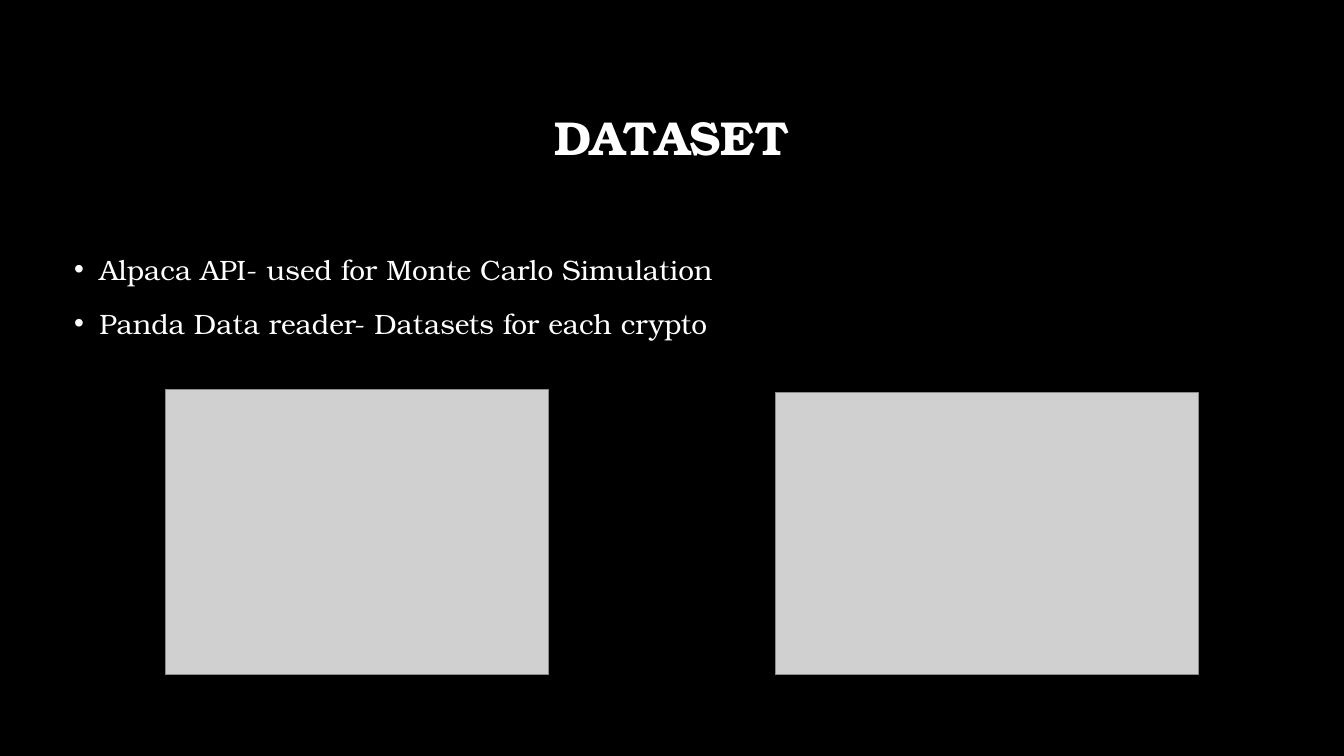
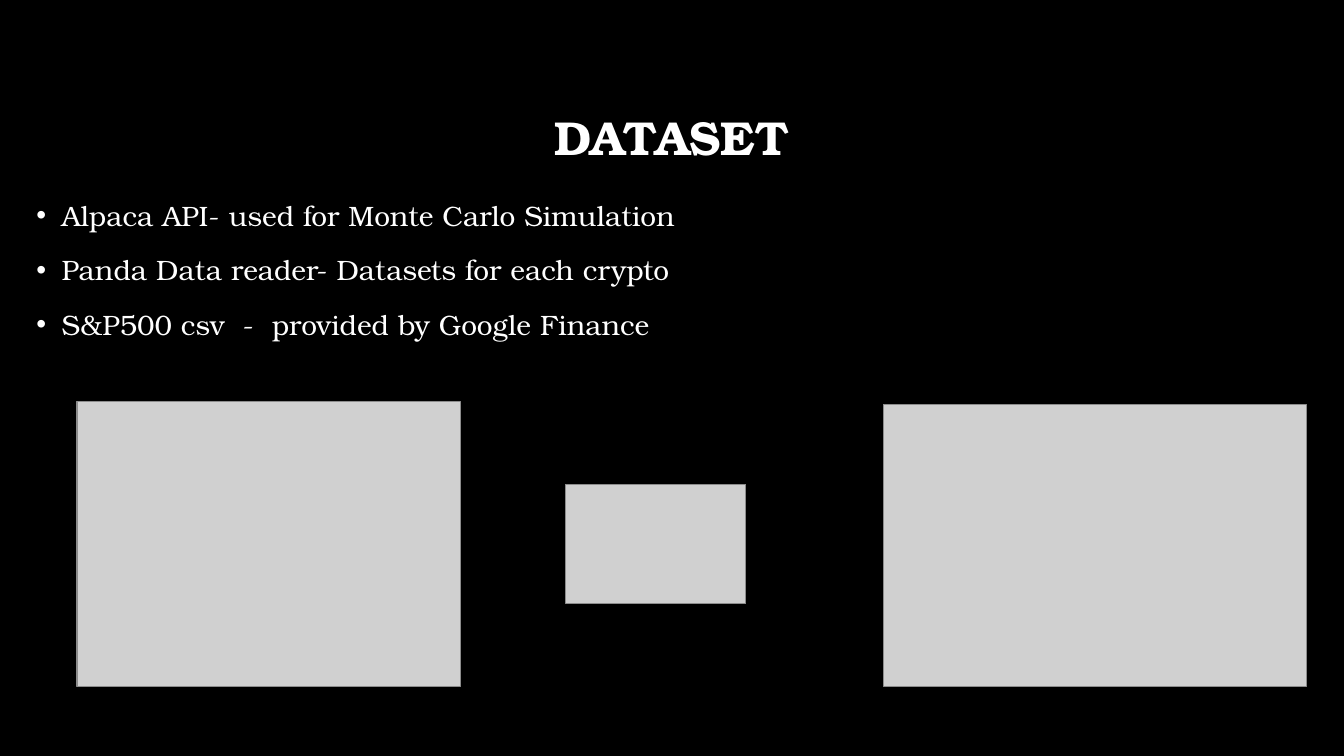
Before and after one commit to Mosi-oa-tunya-2022/dadene, a slide deck: slide 12 of Chilling With Crypto Powerpoint.pptx. Drawn at 1344x756 pixels with LibreOffice and Linux fonts; fonts in the diff are those of the drawing; grey boxes stand for pictures; background and template pictures are left out. Boxes give left, top, right and bottom in pixels: in the first picture for what was removed or moved away, otherwise in the second. Text is boxed around its words. In the diff, an @@ line names an element or a change of style, - is before the commit and + after.

```diff
--- a/Chilling With Crypto Powerpoint.pptx
+++ b/Chilling With Crypto Powerpoint.pptx
@@ text "Alpaca API- used for Monte ..." moved from (x1=99, y1=259, x2=712, y2=341) to (x1=62, y1=205, x2=674, y2=341) @@
@@ text at (x1=62, y1=315, x2=649, y2=341): paragraph added @@
+• S&P500 csv - provided by Google Finance
@@ picture moved from (x1=165, y1=390, x2=548, y2=676) to (x1=77, y1=401, x2=460, y2=687) @@
@@ picture moved from (x1=775, y1=392, x2=1199, y2=675) to (x1=884, y1=404, x2=1308, y2=687) @@
@@ picture added at (x1=566, y1=484, x2=745, y2=604) @@
```
Also in this commit, not shown: 6 other files.
